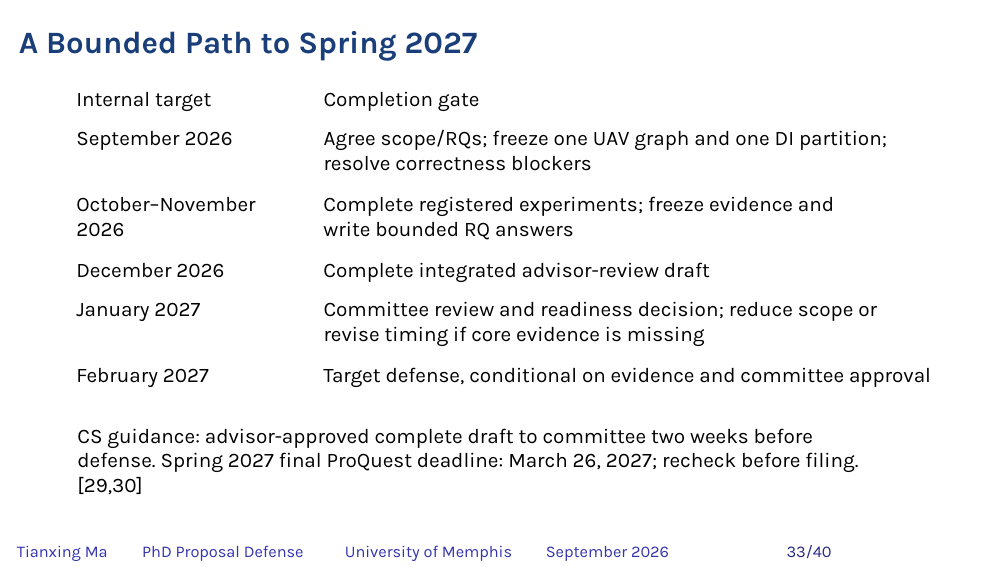
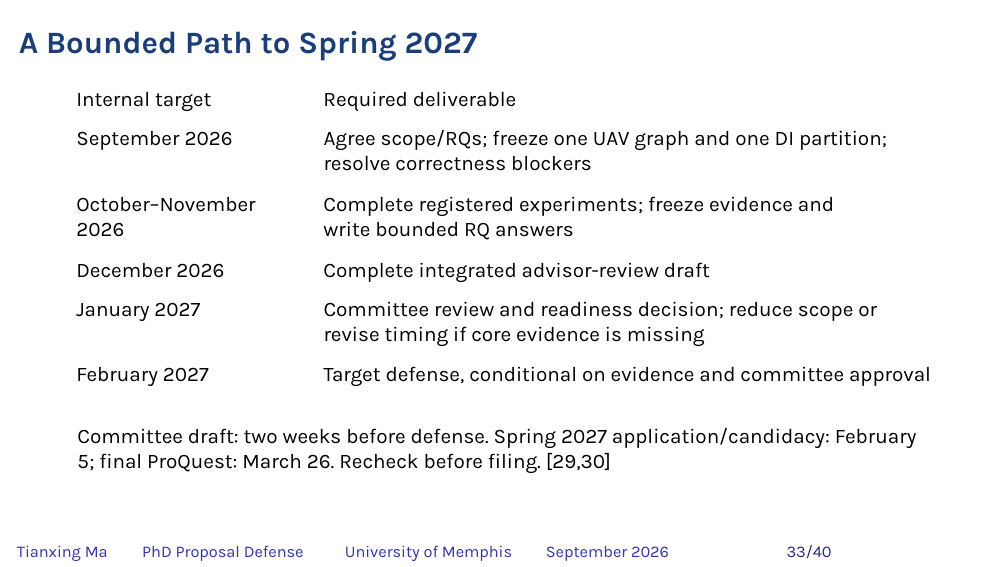
Before and after one commit to matianxing1992/NDN_Service_Framework, a slide deck: slide 33 of docs/PAPER/proposal-defense/slides/NDNSF_proposal_hybrid_editable.pptx. Drawn at 1008x567 pixels with LibreOffice and Linux fonts; fonts in the diff are those of the drawing; background and template pictures are left out. Boxes give left, top, right and bottom in pixels: in the first picture for what was removed or moved away, otherwise in the second. Text is boxed around its words. In the diff, an @@ line names an element or a change of style, - is before the commit and + after.

```diff
--- a/docs/PAPER/proposal-defense/slides/NDNSF_proposal_hybrid_editable.pptx
+++ b/docs/PAPER/proposal-defense/slides/NDNSF_proposal_hybrid_editable.pptx
@@ text at bbox=[323, 91, 516, 111]: text changed @@
-Completion gate
+Required deliverable
@@ text at bbox=[77, 428, 917, 473]: text changed @@
-CS guidance: advisor-approved complete draft to committee two weeks before defense. Spring 2027 final ProQuest deadline: March 26, 2027; recheck before filing. [29,30]
+Committee draft: two weeks before defense. Spring 2027 application/candidacy: February 5; final ProQuest: March 26. Recheck before filing. [29,30]
```
Also in this commit, not shown: 18 other slides changed, 1 slide added, 1 slide removed, 28 other files.
